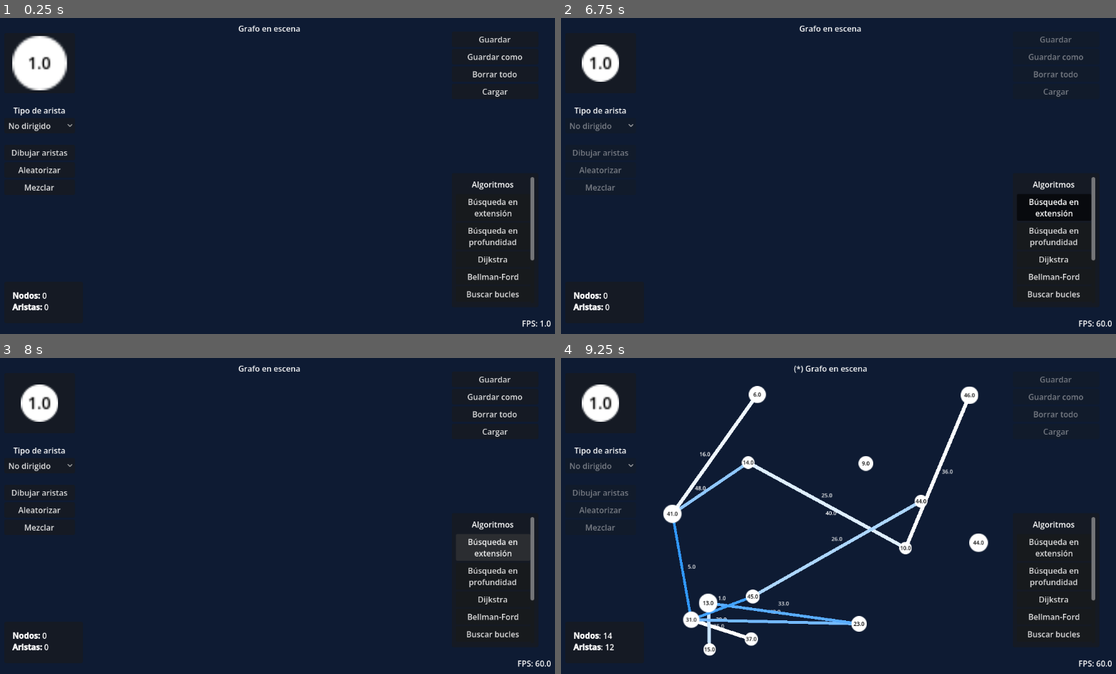
Above: before the commit, frames 1-4 (two rows, left to right).
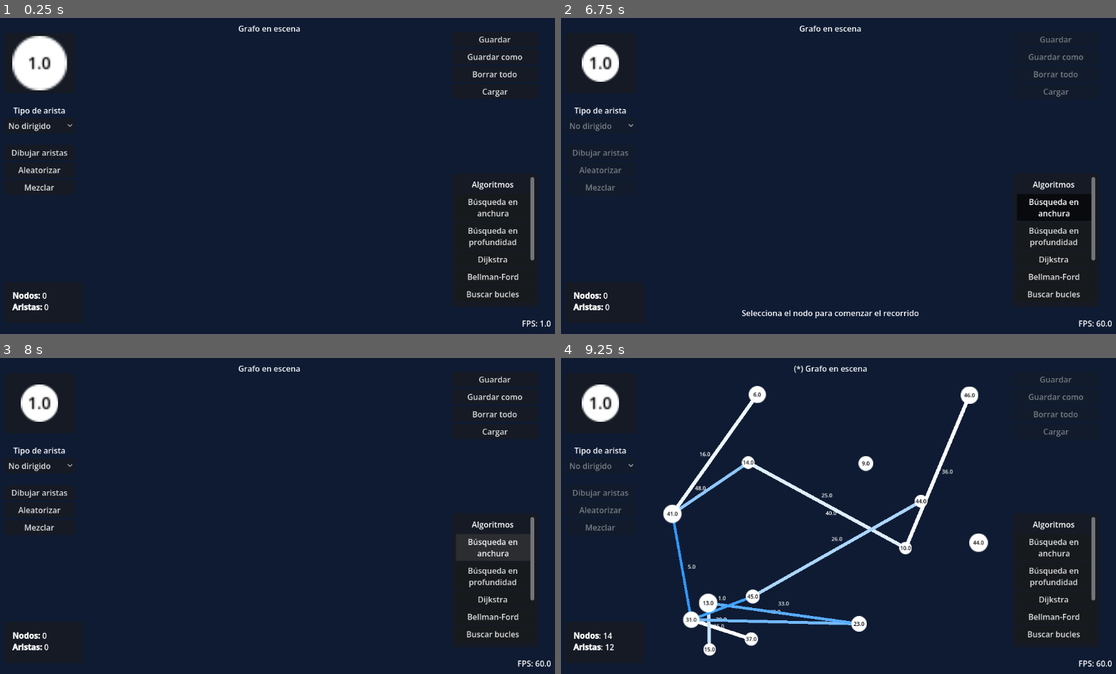
Above: after the commit, the same moments.

Repository: Andresit1524/graphim
Game: Godot game, scene res://assets/world/world.tscn
Two runs of this game, one before a commit and one after it. Both use one fixed random seed, a clock stepped at 60 frames per second and the inputs below.
Inputs (mouse positions are in pixels of both pictures, inside the frame that each line leads up to):
- Up to frame 1 (0.25 s): no input
- Up to frame 2 (6.75 s): click (1054, 207) at 0.5 s, where only the run before the commit has a clickable "Búsqueda en extensión"; click (1054, 207) at 1.25 s, where only the run after the commit has a clickable "Búsqueda en anchura"; click "Búsqueda en profundidad" at 2 s; click "Dijkstra" at 2.75 s; click "Bellman-Ford" at 3.5 s; click "Buscar bucles" at 4.25 s; click "Kruskal" at 5 s; click "Colorear" at 5.75 s; click (1054, 207) at 6.5 s, where only the run before the commit has a clickable "Búsqueda en extensión"
- Up to frame 3 (8 s): click (493, 547) at 7.25 s, where only the run after the commit has a clickable "Búsqueda en anchura"
- Up to frame 4 (9.25 s): click "Dibujar aristas" at 8 s; click "Aleatorizar" at 8.75 s

The runs differ from the first frame. In frame 1, less than 0.1% of the frame differs, in the area x 85-93%, y 60-63%; in frame 2, 0.4%, in the area x 32-93%, y 60-96%; in frame 3, less than 0.1%; in frame 4, less than 0.1%.

Commit message:
Implementación de BFS y sonidos en los algoritmos

Diff:
--- a/assets/algorithms/base_algoritm.gd
+++ b/assets/algorithms/base_algoritm.gd
@@ -6,8 +6,10 @@
 signal finished
 
 
-## Tiempo de espera entre pasos
+## Tiempo de espera normal
 const WAIT_TIME = 1.0
+## Tiempo de espera corto
+const SHORT_WAIT_TIME = 0.5
 ## Tiempo de espera largo
 const LONG_WAIT_TIME = 2.0
 
@@ -72,6 +74,24 @@
 
 	for edge in get_edges():
 		edge.data.color = GraphColors.BASE
+
+
+## Descarta los nodos y aristas que no se tocaron
+func _discard_rest() -> void:
+	# Colorea los nodos y aristas restantes
+	for edge in get_edges():
+		if edge.data.color == GraphColors.BASE:
+			edge.data.color = GraphColors.WRONG
+
+	for node in get_nodes():
+		if node.data.color == GraphColors.BASE:
+			node.data.color = GraphColors.WRONG
+
+
+## Colorea la arista de la que viene un nodo
+func _paint_parent_edge(current: GraphimNode, backtrack: Dictionary[GraphimNode, GraphimNode]):
+	var conection := world.find_edge_bi(backtrack[current], current)
+	if conection: conection.data.color = current.data.color
 
 
 ## Espera un tiempo
--- a/assets/algorithms/bfs.gd
+++ b/assets/algorithms/bfs.gd
@@ -1,5 +1,61 @@
+## Algoritmo de búsqueda en anchura
 class_name BFS extends BaseAlgorithm
 
 
 func start() -> void:
-	pass
+	# Nodo inicial
+	var begin := await request_node("Selecciona el nodo para comenzar el recorrido")
+	# Grafo en lista de adyacencia
+	var graph := get_adyacency_list()
+
+	# Backtracking para colorear aristas
+	var backtrack: Dictionary[GraphimNode, GraphimNode]
+	# Lista de pesos
+	var distances: Dictionary[GraphimNode, float]
+	# Cola de prioridad
+	var queue: Array[GraphimNode]
+
+	# Inicializa
+	for node in get_nodes():
+		backtrack[node] = null
+		distances[node] = INF
+
+	begin.data.color = GraphColors.VISITED
+	distances[begin] = 0
+
+	# Bucle de recorrido
+	queue.push_back(begin)
+	while not queue.is_empty():
+		var current: GraphimNode = queue.pop_front()
+
+		# Recorrido de los vecinos
+		for neighbor: GraphimNode in graph[current]:
+			var conection := world.find_edge_bi(current, neighbor)
+
+			# Vecinos disponibles
+			if neighbor.data.color == GraphColors.BASE:
+				await wait(WAIT_TIME)
+
+				distances[neighbor] = distances[current] + conection.data.weight
+				backtrack[neighbor] = current
+				queue.push_back(neighbor)
+
+				Sounds.play_sound(&"pop")
+				neighbor.data.color = GraphColors.VISITED
+				_paint_parent_edge(neighbor, backtrack)
+
+			# Tacha las aristas sobrantes
+			if conection.data.color == GraphColors.BASE:
+				await wait(SHORT_WAIT_TIME)
+				Sounds.play_sound(&"fail")
+				conection.data.color = GraphColors.WRONG
+
+		# Un nodo se considera finalizado cuando se exploran todos sus vecinos
+		await wait(SHORT_WAIT_TIME)
+		Sounds.play_sound(&"bell")
+		current.data.color = GraphColors.FINISHED
+		_paint_parent_edge(current, backtrack)
+
+	Sounds.play_sound(&"success")
+	begin.data.color = GraphColors.HIGHLIGHT
+	_discard_rest()
--- a/assets/algorithms/dfs.gd
+++ b/assets/algorithms/dfs.gd
@@ -15,16 +15,9 @@
 
 	# Explora el grafo
 	await _depth_first_search(graph, begin, backtrack)
+	Sounds.play_sound(&"success")
 	begin.data.color = GraphColors.HIGHLIGHT
-
-	# Colorea los nodos y aristas restantes
-	for edge in get_edges():
-		if edge.data.color == GraphColors.BASE:
-			edge.data.color = GraphColors.WRONG
-
-	for node in get_nodes():
-		if node.data.color == GraphColors.BASE:
-			node.data.color = GraphColors.WRONG
+	_discard_rest()
 
 
 ## Visita un nodo y sus vecinos
@@ -35,8 +28,9 @@
 ):
 	# Marca como visitado
 	await wait(WAIT_TIME)
+	Sounds.play_sound(&"pop")
 	node.data.color = GraphColors.VISITED
-	_color_parent_edge(node, backtrack)
+	_paint_parent_edge(node, backtrack)
 
 	# Recorre sus vecinos si no ha sido así
 	for neighbor in graph[node]:
@@ -47,15 +41,12 @@
 
 		var conection := world.find_edge_bi(node, neighbor)
 		if conection.data.color == GraphColors.BASE:
+			await wait(SHORT_WAIT_TIME)
+			Sounds.play_sound(&"fail")
 			conection.data.color = GraphColors.WRONG
 
 	# El nodo se considera finalizado si sus vecinos lo están
-	await wait(WAIT_TIME / 2)
+	await wait(SHORT_WAIT_TIME)
+	Sounds.play_sound(&"bell")
 	node.data.color = GraphColors.FINISHED
-	_color_parent_edge(node, backtrack)
-
-
-## Colorea la arista de la que viene un nodo
-func _color_parent_edge(current: GraphimNode, backtrack: Dictionary[GraphimNode, GraphimNode]):
-	var conection := world.find_edge_bi(backtrack[current], current)
-	if conection: conection.data.color = current.data.color
+	_paint_parent_edge(node, backtrack)
--- a/assets/world/world.tscn
+++ b/assets/world/world.tscn
@@ -275,7 +275,7 @@
 
 [node name="BFS" type="Node" parent="Algorithms" unique_id=523893545]
 script = ExtResource("12_tic65")
-button_name = "Búsqueda en extensión"
+button_name = "Búsqueda en anchura"
 
 [node name="DFS" type="Node" parent="Algorithms" unique_id=1898507583]
 script = ExtResource("11_qxs72")
--- a/autoload/sounds.gd
+++ b/autoload/sounds.gd
@@ -8,7 +8,8 @@
 	&"delete": load("res://assets/sounds/swipe.mp3"),
 	&"shuffle": load("res://assets/sounds/shuffle.mp3"),
 	&"success": load("res://assets/sounds/success.mp3"),
-	&"fail": load("res://assets/sounds/wrong.mp3")
+	&"bell": load("res://assets/sounds/bell.mp3"),
+	&"fail": load("res://assets/sounds/fail.mp3"),
 }
 
 
Not shown, added: assets/sounds/bell.mp3.import
Not shown, added: assets/sounds/fail.mp3.import
Not shown, removed: assets/sounds/wrong.mp3.import
Not shown, changed: .docs/Changelog.md
Not shown, added: assets/sounds/bell.mp3
Not shown, added: assets/sounds/fail.mp3
Not shown, removed: assets/sounds/wrong.mp3
